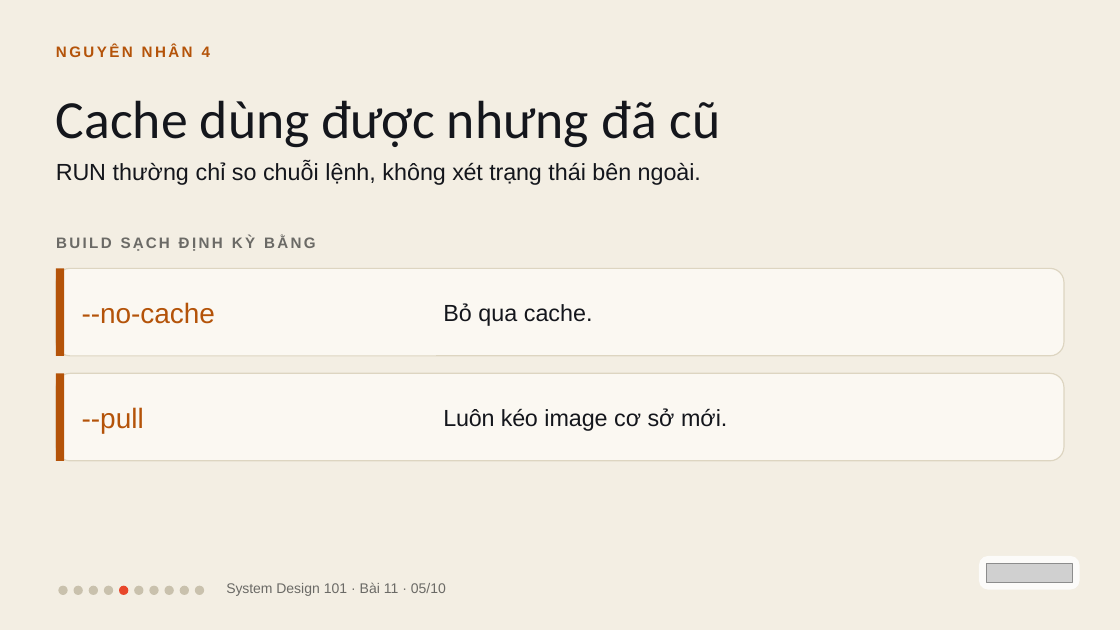
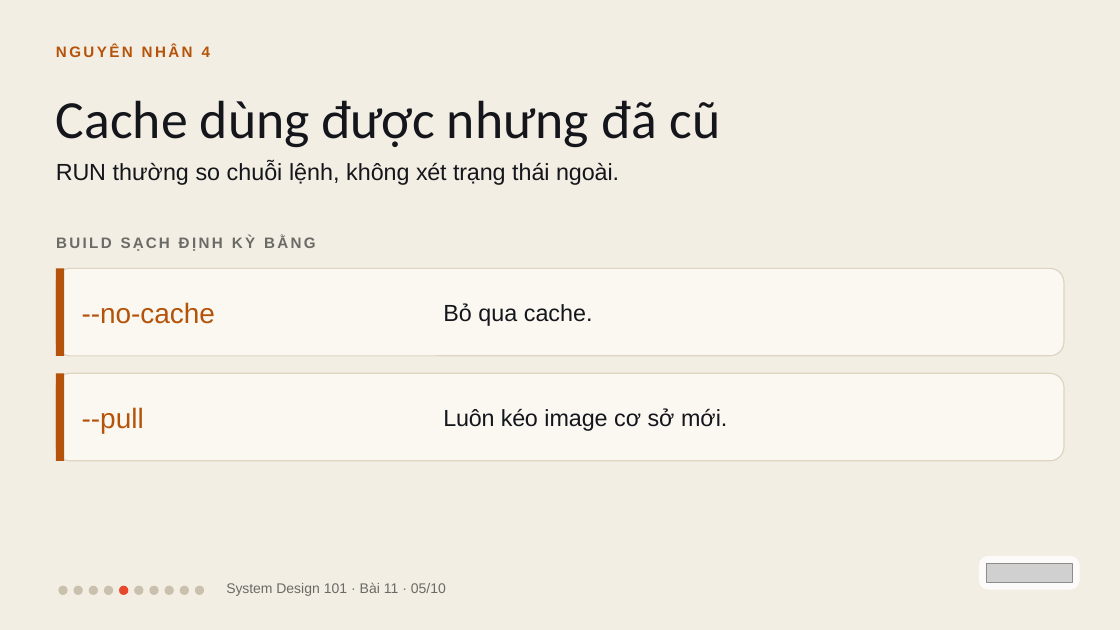
Before and after one commit to vohoailinh90/tool-marketing-studio, a slide deck: slide 5 of system-design-101/vi/lessons/sd-13-011/slides/sd-13-011.pptx. Drawn at 1120x630 pixels with LibreOffice and Linux fonts; fonts in the diff are those of the drawing; grey boxes stand for pictures. Boxes give left, top, right and bottom in pixels: in the first picture for what was removed or moved away, otherwise in the second. Text is boxed around its words. In the diff, an @@ line names an element or a change of style, - is before the commit and + after.

```diff
--- a/system-design-101/vi/lessons/sd-13-011/slides/sd-13-011.pptx
+++ b/system-design-101/vi/lessons/sd-13-011/slides/sd-13-011.pptx
@@ text at box(56, 163, 619, 185): text changed @@
-RUN thường chỉ so chuỗi lệnh, không xét trạng thái bên ngoài.
+RUN thường so chuỗi lệnh, không xét trạng thái ngoài.
```
Also in this commit, not shown: 3 other slides changed, 7 other files.
